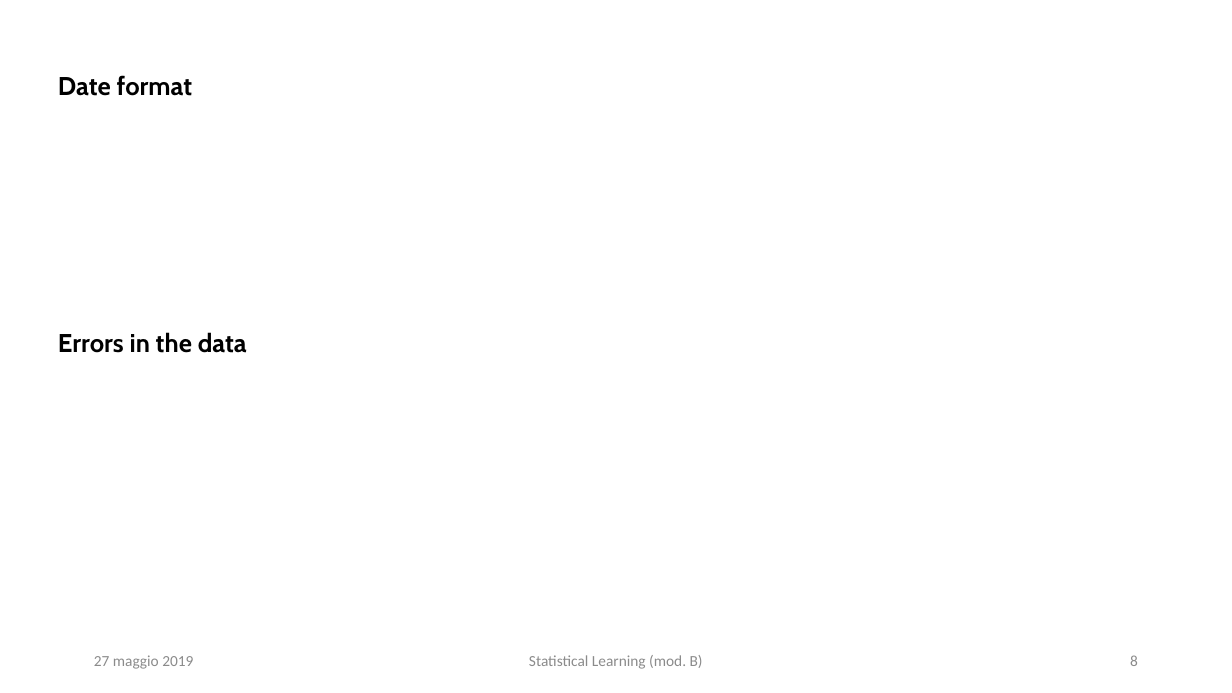
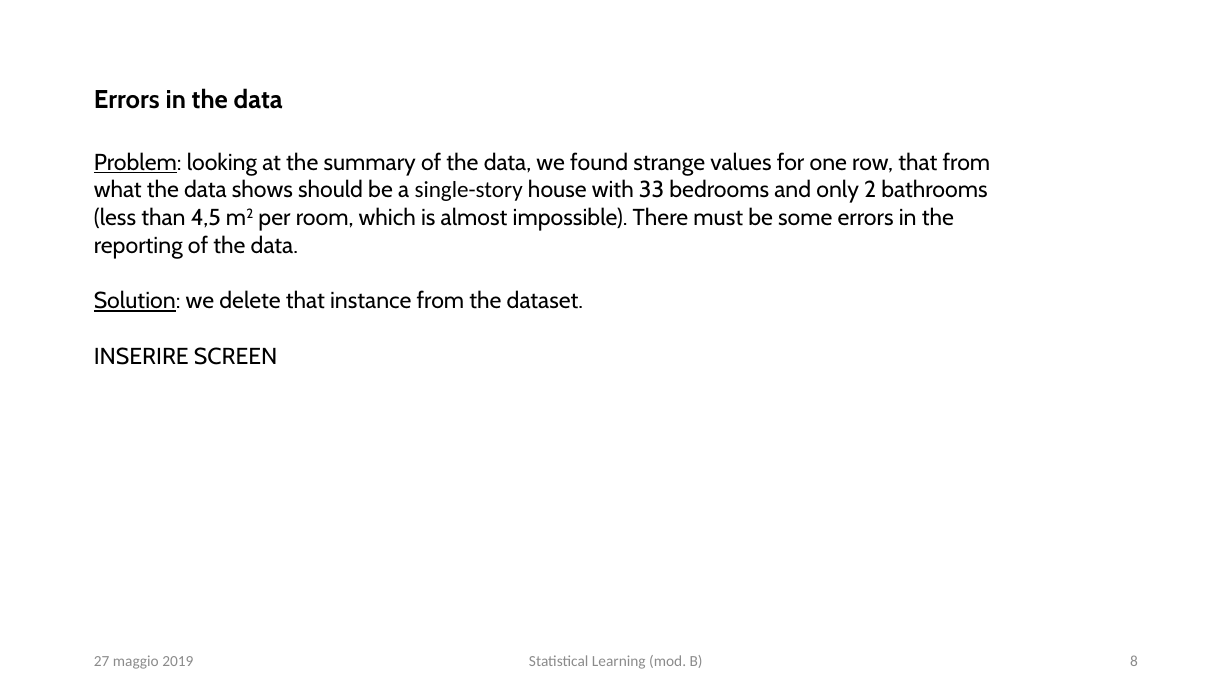
Before and after one commit to martinodn/kc_house, a slide deck: slide 8 of SL_Project_presentation.pptx. Drawn at 1232x693 pixels with LibreOffice and Linux fonts; fonts in the diff are those of the drawing. Boxes give left, top, right and bottom in pixels: in the first picture for what was removed or moved away, otherwise in the second. Text is boxed around its words. In the diff, an @@ line names an element or a change of style, - is before the commit and + after.

```diff
--- a/SL_Project_presentation.pptx
+++ b/SL_Project_presentation.pptx
@@ text "Errors in the data": place and size @@
-text "Errors in the data" at (58,332,247,353)
+text "Errors in the data" at (94,88,283,109)
@@ text removed at (58,75,193,96) @@
-Date format
@@ text added at (94,152,991,365), 18 pt, text #000000 @@
+Problem: looking at the summary of the data, we found strange values for one row, that from what the data shows should be a single-story house with 33 bedrooms and only 2 bathrooms (less than 4,5 m2 per room, which is almost impossible). There must be some errors in the reporting of the data.
+Solution: we delete that instance from the dataset.
+INSERIRE SCREEN
```
Also in this commit, not shown: 5 other slides changed, 2 slides added, 1 other file.
